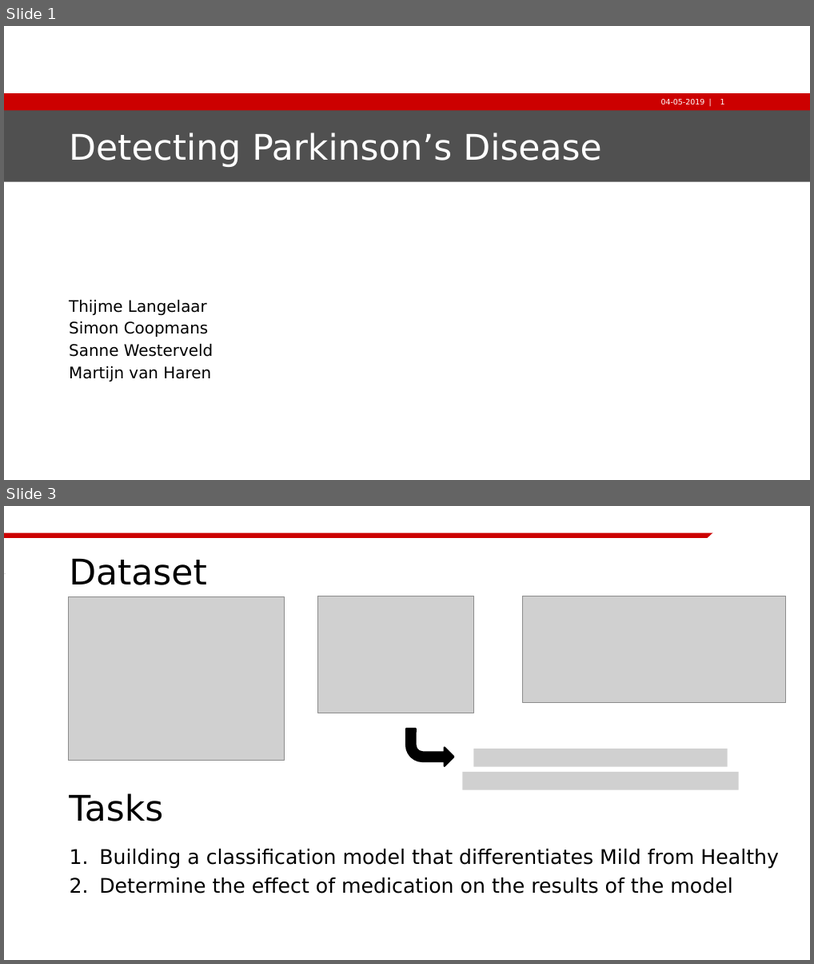
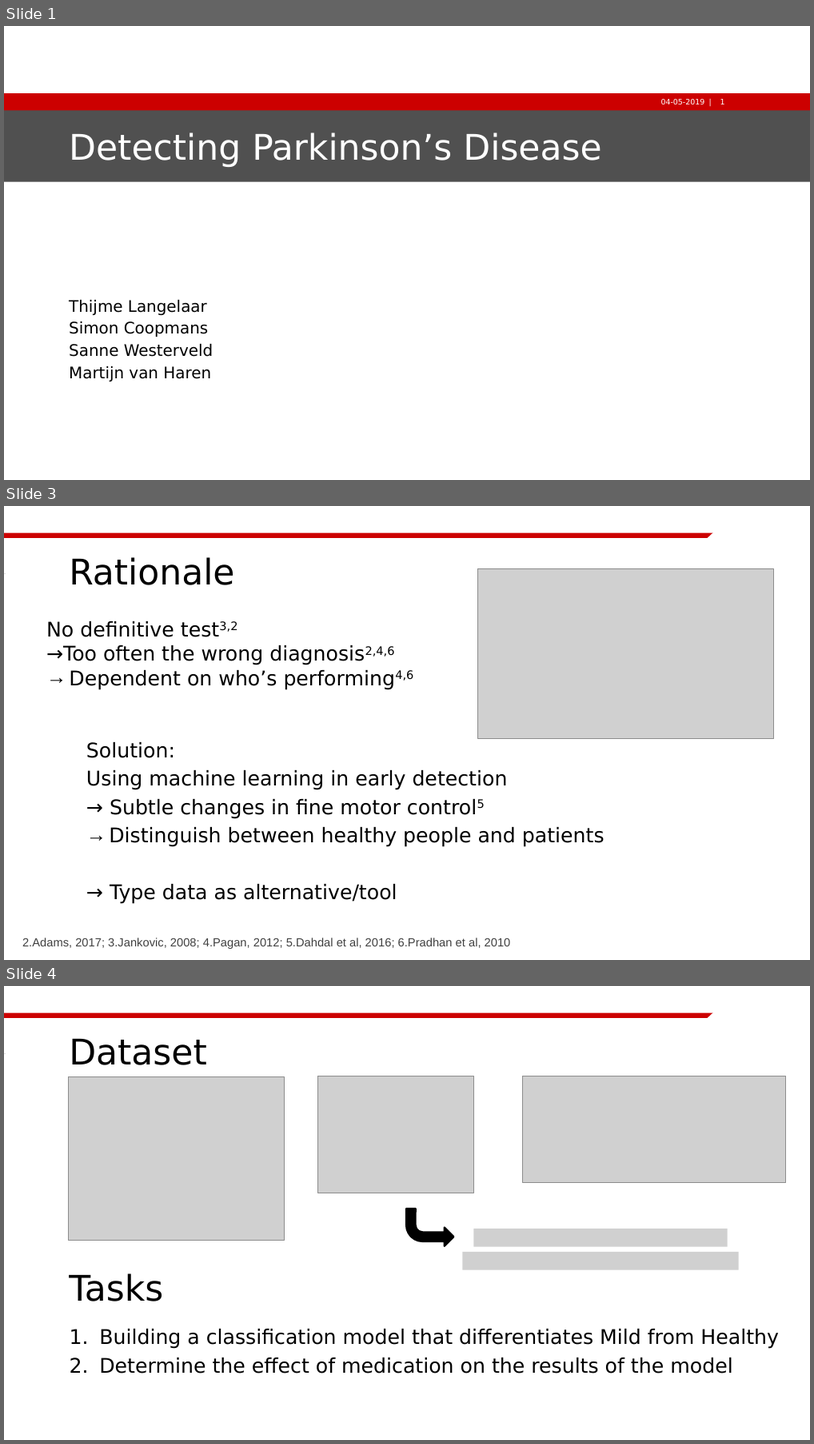
Before and after one commit to TELangelaar/ParkinsonML, a slide deck: ParkinsonML_Pitch.pptx. Shown one above the other, each under a label of ours: slides 1 and 3 before the commit, slides 1, 3 and 4 after it; the slides between them are not shown. The pictures are 814x964 and 814x1444 pixels, drawn with LibreOffice and Linux fonts; fonts in the diff are those of the drawing; grey boxes stand for pictures; background and template pictures are left out. Boxes give left, top, right and bottom in pixels: in the first picture for what was removed or moved away, otherwise in the second. Text is boxed around its words. In the diff, an @@ line names an element or a change of style, - is before the commit and + after.

```diff
--- a/ParkinsonML_Pitch.pptx
+++ b/ParkinsonML_Pitch.pptx
@@ slide 3 added at (4,506,810,960), background #FFFFFF; not listed: 7 template elements that a slide beside it also shows @@
@@ title added at (69,557,234,585), 42 pt, text #000000 @@
+Rationale
@@ picture added at (478,568,774,738) @@
@@ text added at (46,621,414,690), 24 pt, text #000000 @@
+No definitive test3,2
+→Too often the wrong diagnosis2,4,6
+→ Dependent on who’s performing4,6
@@ text added at (86,742,605,904), 24.1 pt, text #000000 @@
+Solution:
+Using machine learning in early detection
+→ Subtle changes in fine motor control5
+→ Distinguish between healthy people and patients
+→ Type data as alternative/tool
@@ text added at (22,937,511,948), 14 pt, text #404040 @@
+2.Adams, 2017; 3.Jankovic, 2008; 4.Pagan, 2012; 5.Dahdal et al, 2016; 6.Pradhan et al, 2010
@@ what was slide 3 is now slide 4 @@
```
Also in this commit, not shown: 1 other slide added, 1 slide removed.
